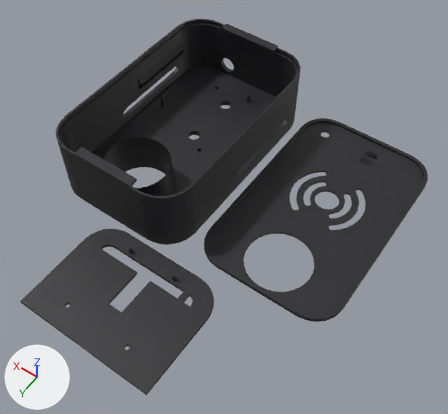
What one commit did to the Blender file Modelo 3D/espcasev4.blend.
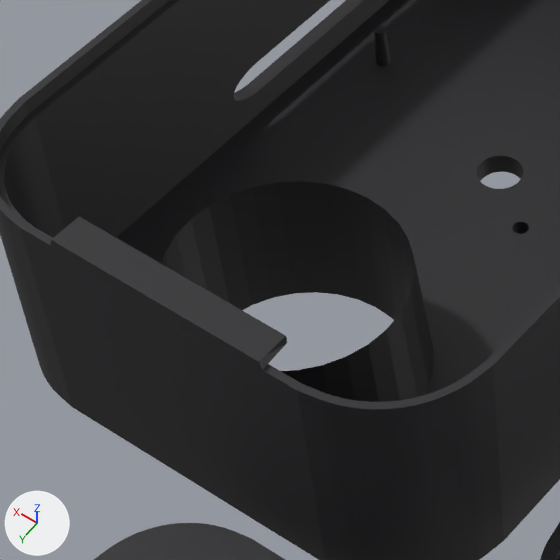
Each version appears first whole from a 50 mm camera at (-0.1164, 0.2372, 0.245) aimed at (-0.0111, 0.0898, 0.0134), and next in a close-up on the part from 14% to 47% of the width and 22% to 58% of the height. The lights are fixed; the arrows at lower left show +X, +Y and +Z.

Objects in the first close-up: 'Case', 'RFID Slider'.
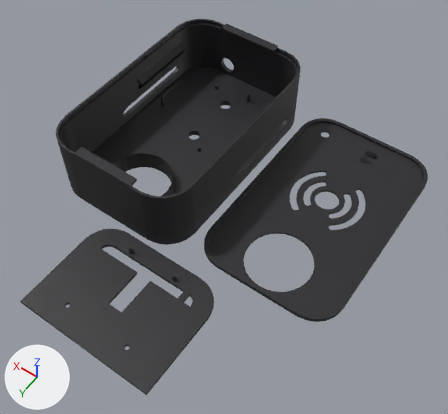
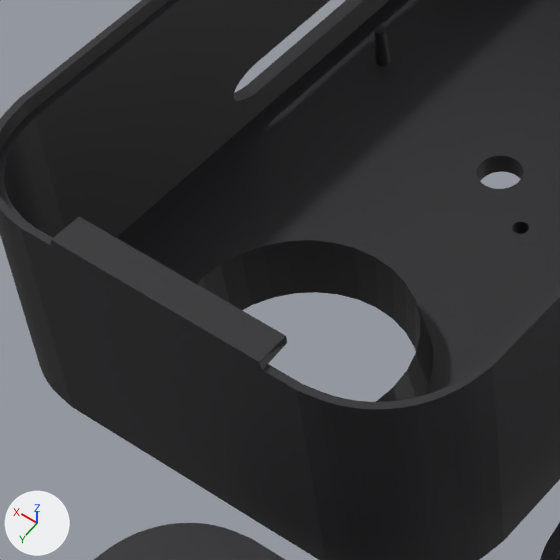
Commit message: Updated Case 3D Model

Where the change shows, as pixel boxes (x1, y1, x2, y2) in the close-ups (560 x 560 px; the box of a moved part takes in the faces that stretch with it):
part 1 of me_plane_007, moved or reshaped: before (162, 181, 433, 402); after (197, 240, 433, 402)

The change in detail:
me_plane_007 is used by ob_case; location (0.0355, 0.0588, 0.0182); scale (1.1, 1.1, 1.1).
me_plane_007 had 2683 vertices, 1971 faces and spanned x -0.035..0.035, y -0.0545..0.0545, z -0.0166..0.0166.
me_plane_007 now has 2680 vertices, 1996 faces and spans x -0.035..0.035, y -0.0545..0.0545, z -0.0166..0.0166.
Part 1, on me_plane_007:
33 vertices in x -0.015..0.015, y 0.0196..0.0496, z 0.0029 move by (0.0, 0.0, -0.0105).
me_plane_007 no longer uses material mat_material_003 (black #232226).
